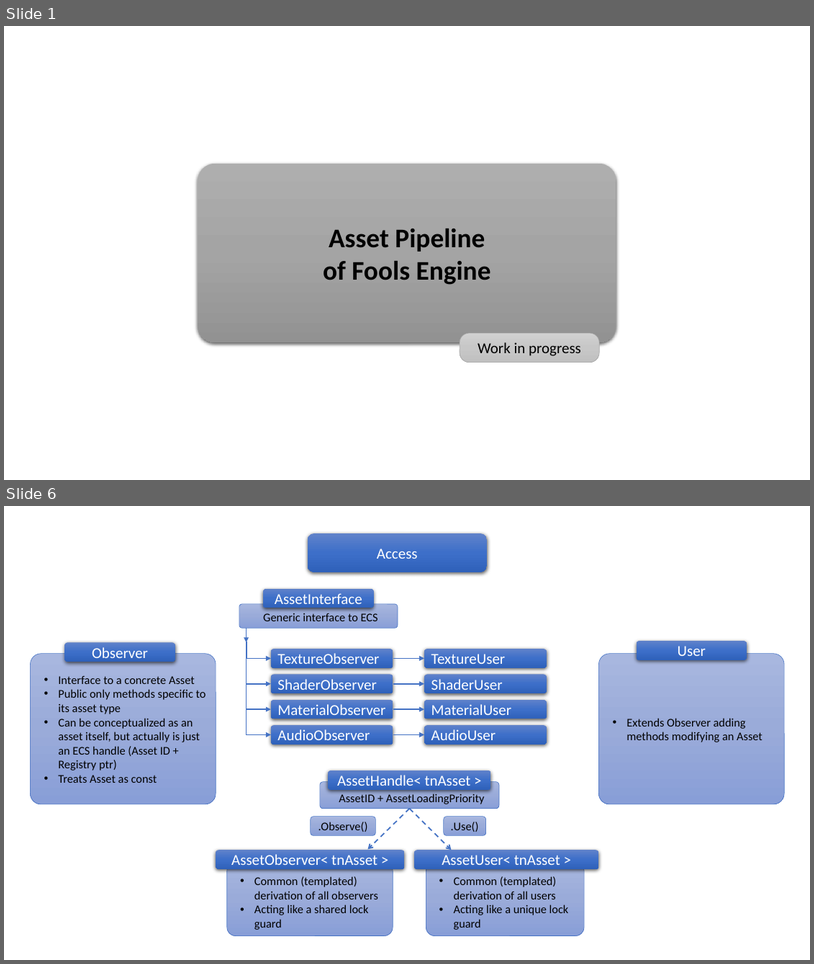
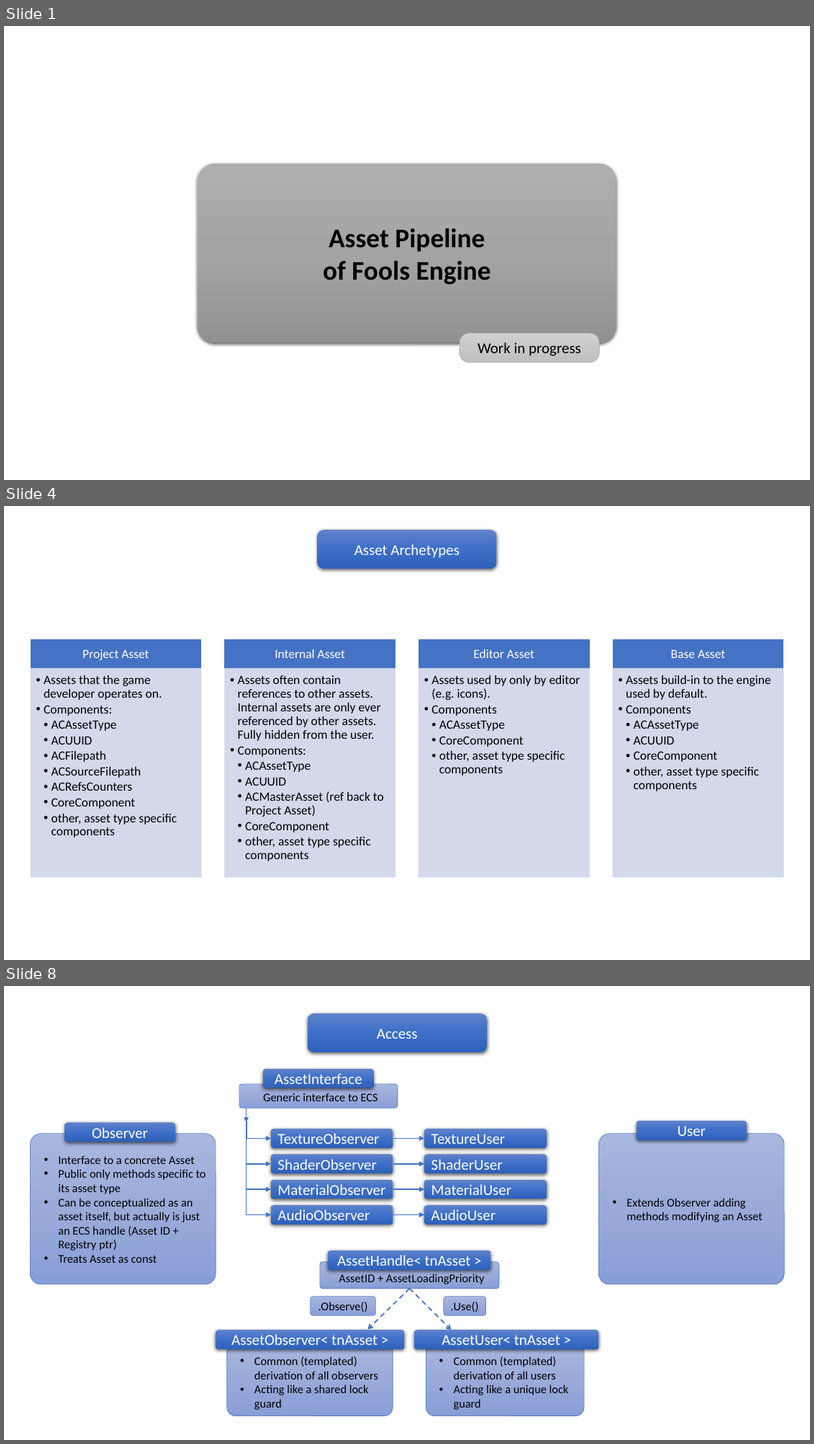
Before and after one commit to pawel-kaleta/FoolsEngine, a slide deck: Documentation/Asset Pipeline.pptx. Shown one above the other, each under a label of ours: slides 1 and 6 before the commit, slides 1, 4 and 8 after it; the slides between them are not shown. The pictures are 814x964 and 814x1444 pixels, drawn with LibreOffice and Linux fonts; fonts in the diff are those of the drawing. Boxes give left, top, right and bottom in pixels: in the first picture for what was removed or moved away, otherwise in the second. Text is boxed around its words. In the diff, an @@ line names an element or a change of style, - is before the commit and + after.

```diff
--- a/Documentation/Asset Pipeline.pptx
+++ b/Documentation/Asset Pipeline.pptx
@@ slide 4 added at (4,506,810,960), background #FFFFFF @@
@@ rounded rectangle added at (317,530,497,569), fill gradient #6183CB to #3E70CA to #3062BB, 18 pt, text #FFFFFF @@
+Asset Archetypes
@@ group added at (31,640,784,876): 8 rectangles, 8 texts @@
+Project Asset
+  • Assets that the game developer operates on.
+  • Components:
+    • ACAssetType
+    • ACUUID
+    • ACFilepath
+    • ACSourceFilepath
+    • ACRefsCounters
+    • CoreComponent
+    • other, asset type specific components
+Internal Asset
+  • Assets often contain references to other assets. Internal assets are only ever referenced by other assets. Fully hidden from the user.
+  • Components:
+    • ACAssetType
+    • ACUUID
+    • ACMasterAsset (ref back to Project Asset)
+    • CoreComponent
+    • other, asset type specific components
+Editor Asset
+  • Assets used by only by editor (e.g. icons).
+  • Components
+    • ACAssetType
+    • CoreComponent
+    • other, asset type specific components
+Base Asset
+  • Assets build-in to the engine used by default.
+  • Components
+    • ACAssetType
+    • ACUUID
+    • CoreComponent
+    • other, asset type specific components
@@ what was slide 6 is now slide 8 @@
```
Also in this commit, not shown: 4 slides changed, 1 other slide added, 12 other files.
